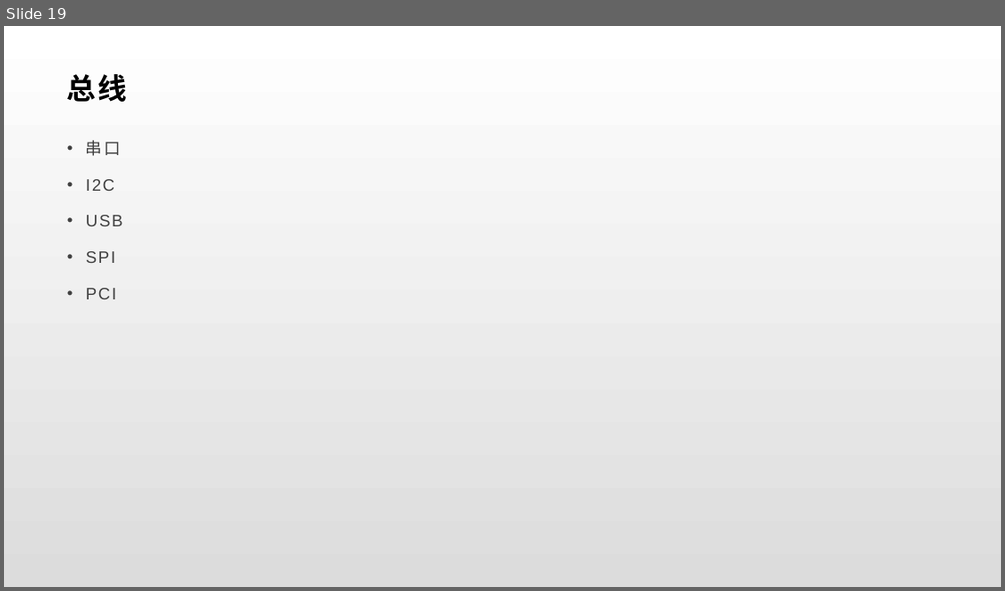
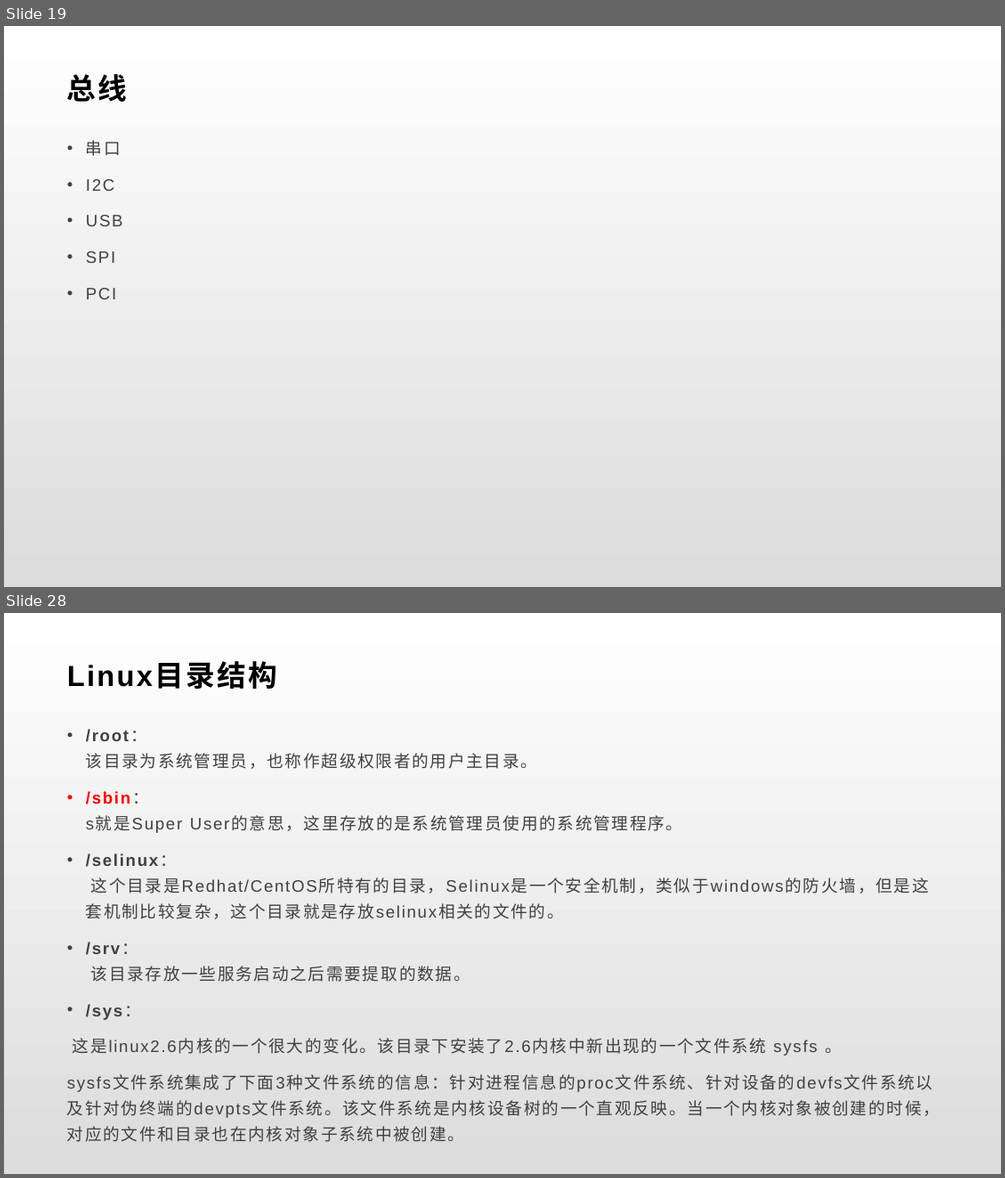
Before and after one commit to BrillianceRen/HanHua, a slide deck: brilliance/嵌入式.pptx. Shown one above the other, each under a label of ours: slide 19 before the commit, slides 19 and 28 after it; the slides between them are not shown. The pictures are 1005x591 and 1005x1178 pixels, drawn with LibreOffice and Linux fonts; fonts in the diff are those of the drawing. Boxes give left, top, right and bottom in pixels: in the first picture for what was removed or moved away, otherwise in the second. Text is boxed around its words. In the diff, an @@ line names an element or a change of style, - is before the commit and + after.

```diff
--- a/brilliance/嵌入式.pptx
+++ b/brilliance/嵌入式.pptx
@@ slide 28 added at [4, 613, 1001, 1174], background gradient #FFFFFF to #DCDCDC @@
@@ title added at [67, 663, 277, 689], 28 pt, text #000000, bold @@
+Linux目录结构
@@ text added at [67, 729, 940, 1142], 16 pt, text #404040 @@
+• /root：
+  该目录为系统管理员，也称作超级权限者的用户主目录。
+• /sbin：
+  s就是Super User的意思，这里存放的是系统管理员使用的系统管理程序。
+• /selinux：
+  这个目录是Redhat/CentOS所特有的目录，Selinux是一个安全机制，类似于windows的防火墙，但是这套机制比较复杂，这个目录就是存放selinux相关的文件的。
+• /srv：
+  该目录存放一些服务启动之后需要提取的数据。
+• /sys：
+这是linux2.6内核的一个很大的变化。该目录下安装了2.6内核中新出现的一个文件系统 sysfs 。
+sysfs文件系统集成了下面3种文件系统的信息：针对进程信息的proc文件系统、针对设备的devfs文件系统以及针对伪终端的devpts文件系统。该文件系统是内核设备树的一个直观反映。当一个内核对象被创建的时候，对应的文件和目录也在内核对象子系统中被创建。
```
Also in this commit, not shown: 17 other slides added, 18 other files.
